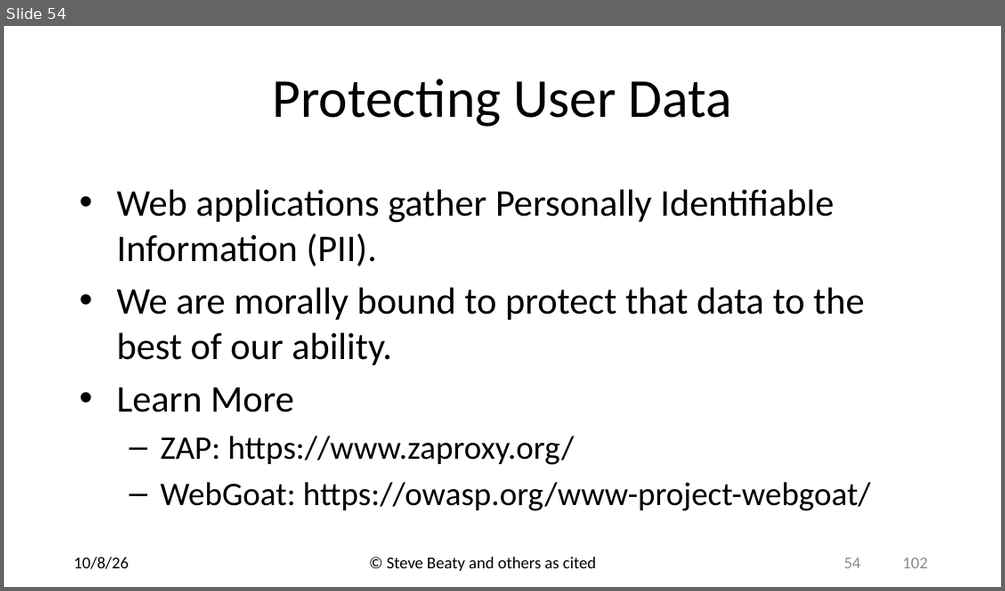
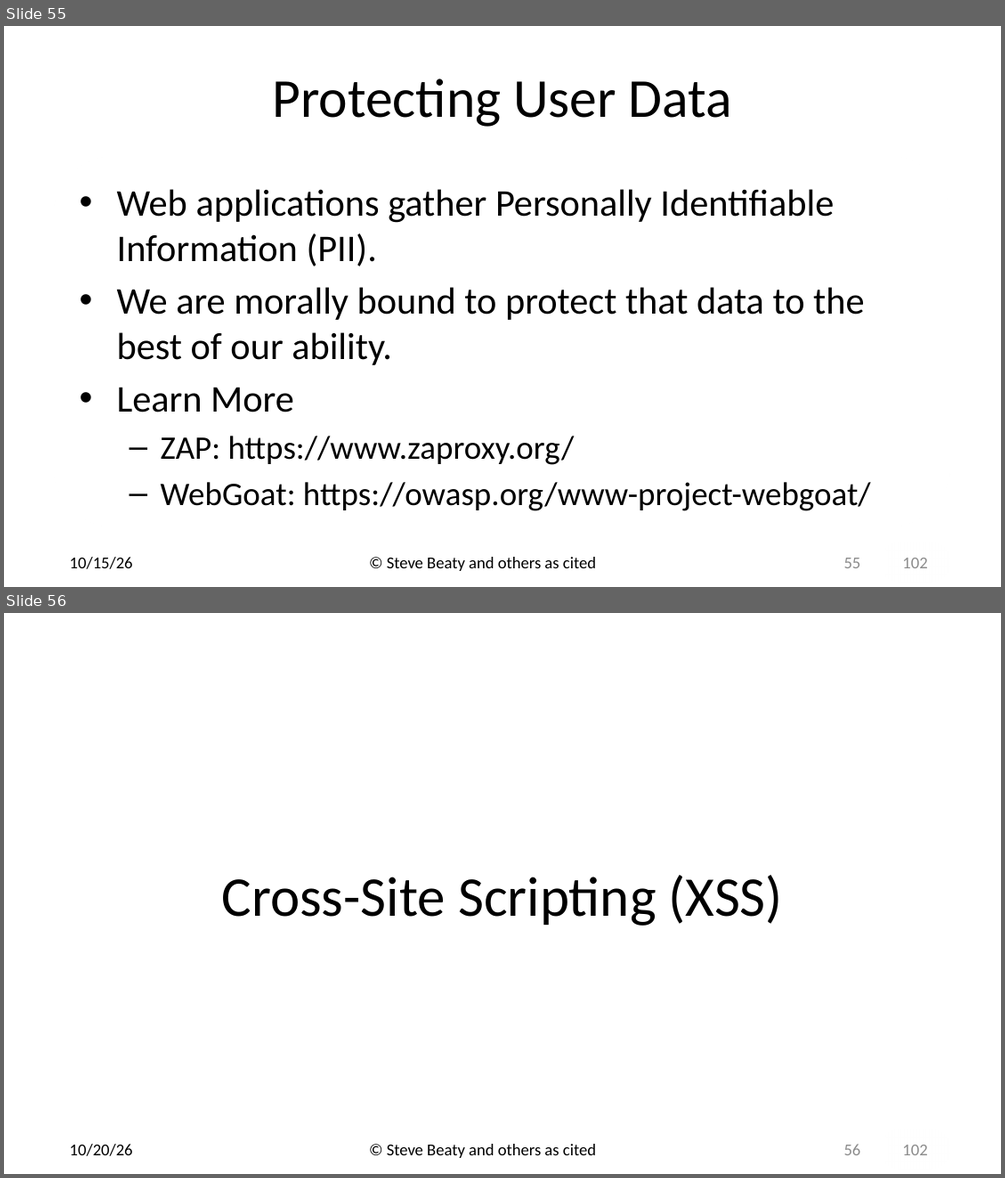
Before and after one commit to drb80/WebAppDev, a slide deck: Slides/Chapter06.pptx. Shown one above the other, each under a label of ours: slide 54 before the commit, slides 55 and 56 after it. The pictures are 1005x591 and 1005x1178 pixels, drawn with LibreOffice and Linux fonts; fonts in the diff are those of the drawing; background and template pictures are left out. Boxes give left, top, right and bottom in pixels: in the first picture for what was removed or moved away, otherwise in the second. Text is boxed around its words. In the diff, an @@ line names an element or a change of style, - is before the commit and + after.

```diff
--- a/Slides/Chapter06.pptx
+++ b/Slides/Chapter06.pptx
@@ slide 56 added at (4, 613, 1001, 1174), background picture (left out); not listed: 1 template element that a slide beside it also shows @@
@@ title added at (222, 875, 783, 925), 54 pt, text #000000 @@
+Cross-Site Scripting (XSS)
@@ text added at (70, 1143, 133, 1156), 16 pt, text #000000 @@
+10/20/26
@@ text added at (387, 1143, 596, 1158), 16 pt, text #000000 @@
+© Steve Beaty and others as cited
@@ page number added at (844, 1143, 861, 1155), 16 pt, text #8C8C8C @@
+56
@@ what was slide 54 is now slide 55 @@
@@ slide 55 changed as well @@
@@ text at (70, 556, 133, 569): text changed @@
-10/8/26
+10/15/26
@@ page number at (844, 557, 861, 568): text changed @@
-54
+55
```
Also in this commit, not shown: 100 other slides changed, 1 other slide added, 1 other file.
